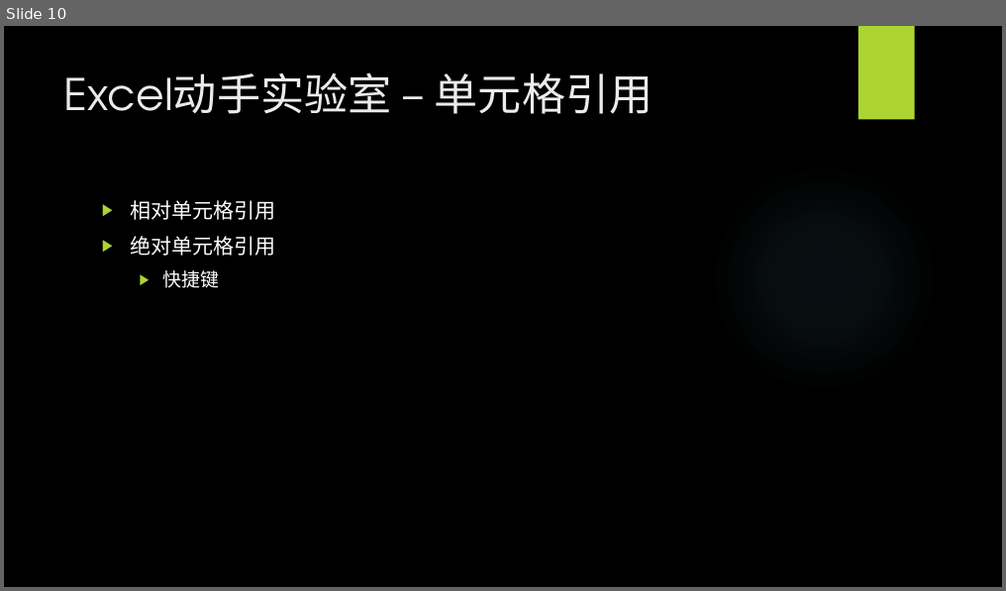
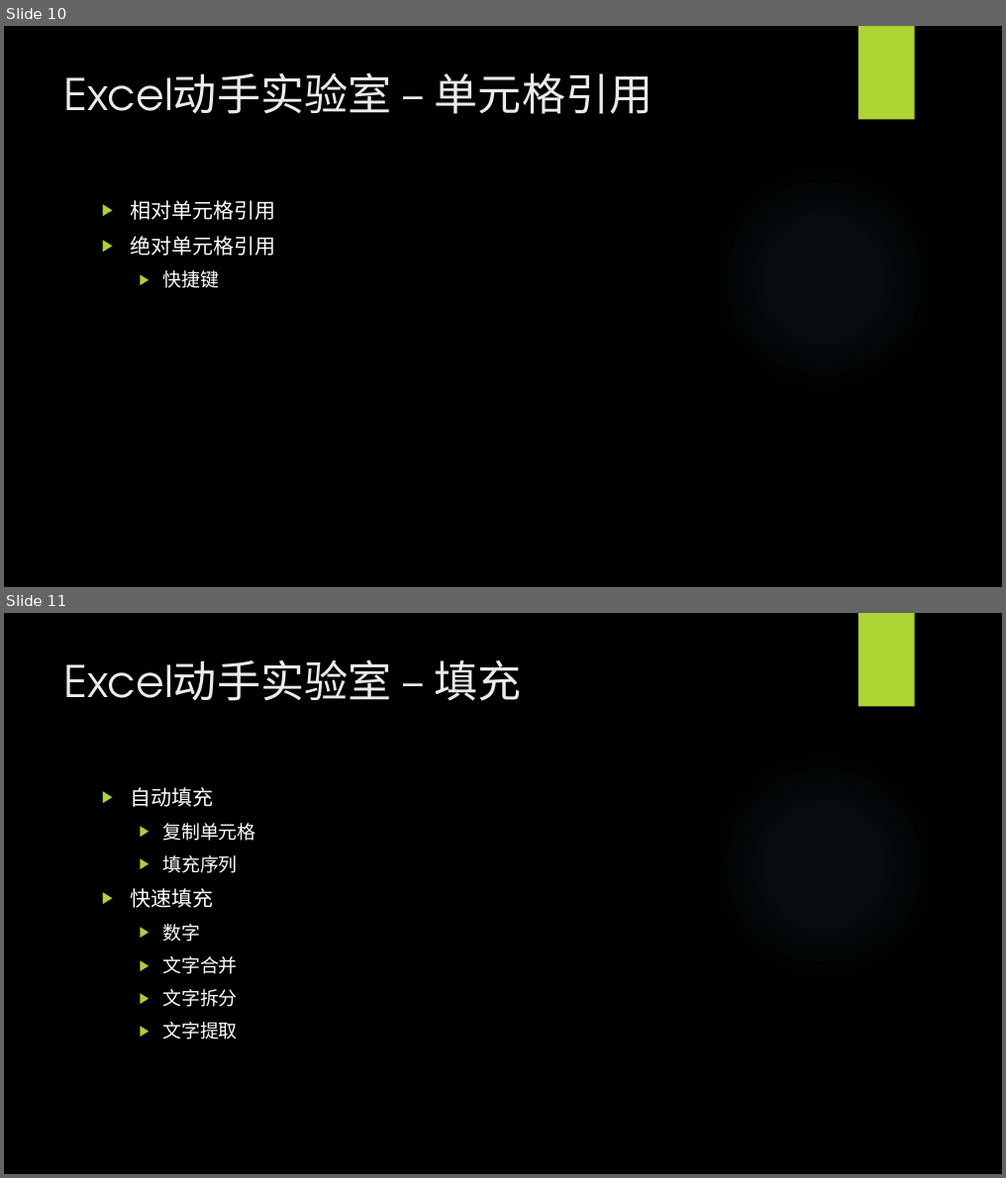
Before and after one commit to BigEgg/OfficeTraining, a slide deck: Excel动手实验室.pptx. Shown one above the other, each under a label of ours: slide 10 before the commit, slides 10 and 11 after it. The pictures are 1006x591 and 1006x1178 pixels, drawn with LibreOffice and Linux fonts; fonts in the diff are those of the drawing; background and template pictures are left out. Boxes give left, top, right and bottom in pixels: in the first picture for what was removed or moved away, otherwise in the second. Text is boxed around its words. In the diff, an @@ line names an element or a change of style, - is before the commit and + after.

```diff
--- a/Excel动手实验室.pptx
+++ b/Excel动手实验室.pptx
@@ slide 11 added at (4, 613, 1002, 1174), background picture (left out); not listed: 2 template elements that a slide beside it also shows @@
@@ title added at (64, 660, 522, 701), 42 pt, text #EBEBEB @@
+Excel动手实验室 – 填充
@@ text added at (130, 787, 255, 1040), 18 pt, text #FFFFFF @@
+▶ 自动填充
+  ▶ 复制单元格
+  ▶ 填充序列
+▶ 快速填充
+  ▶ 数字
+  ▶ 文字合并
+  ▶ 文字拆分
+  ▶ 文字提取
```
Also in this commit, not shown: 1 slide changed, 1 other file.
